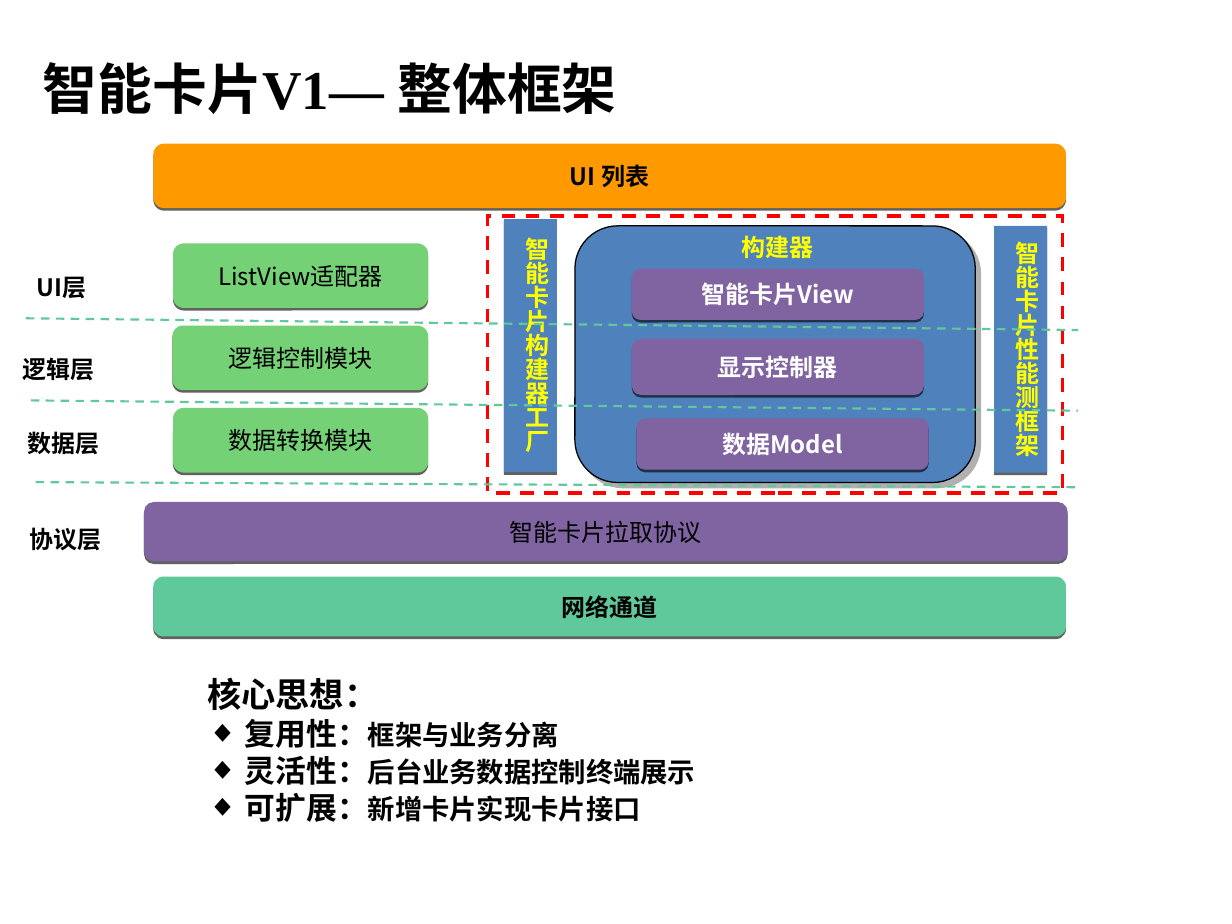
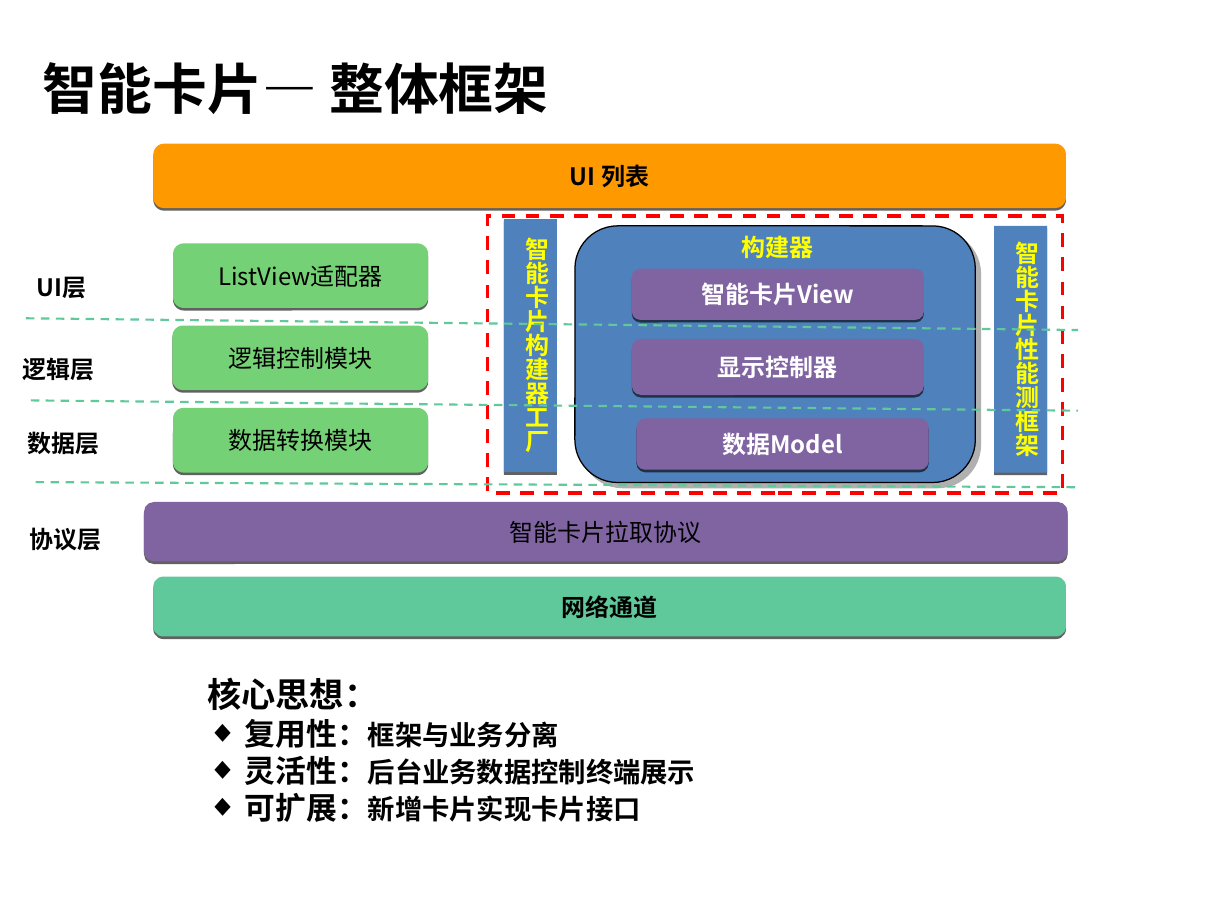
Before and after one commit to hamlingong/data, a slide deck: slide 5 of promote/龚海龙-v1.0.ppt. Drawn at 1232x924 pixels with LibreOffice and Linux fonts; fonts in the diff are those of the drawing; background and template pictures are left out. Boxes give left, top, right and bottom in pixels: in the first picture for what was removed or moved away, otherwise in the second. Text is boxed around its words. In the diff, an @@ line names an element or a change of style, - is before the commit and + after.

```diff
--- a/promote/龚海龙-v1.0.ppt
+++ b/promote/龚海龙-v1.0.ppt
@@ text at (x1=43, y1=62, x2=548, y2=114): text changed @@
-智能卡片V1— 整体框架
+智能卡片— 整体框架
```
Also in this commit, not shown: 8 other slides changed, 3 slides added, 5 slides removed, 2 other files.
